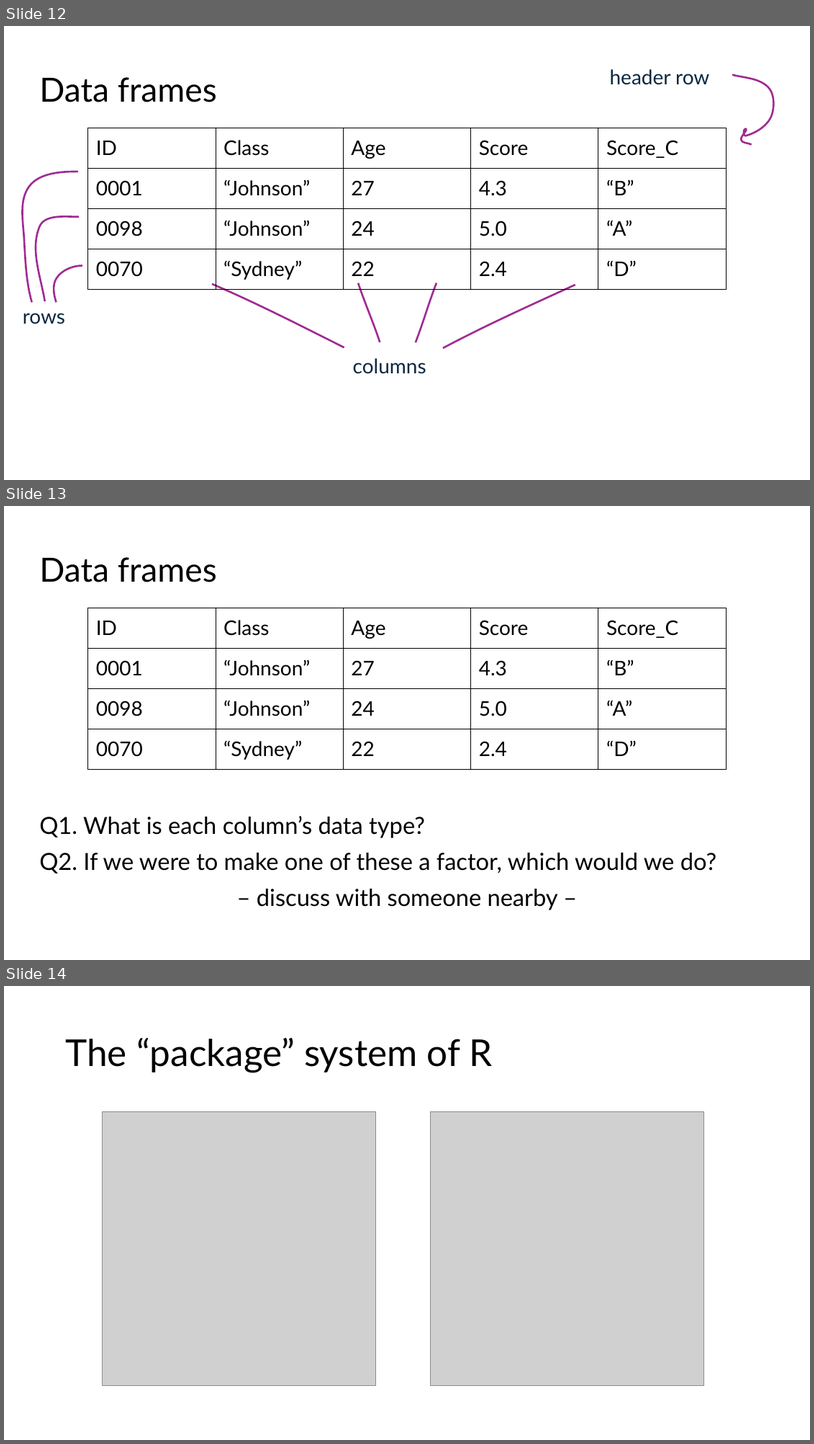
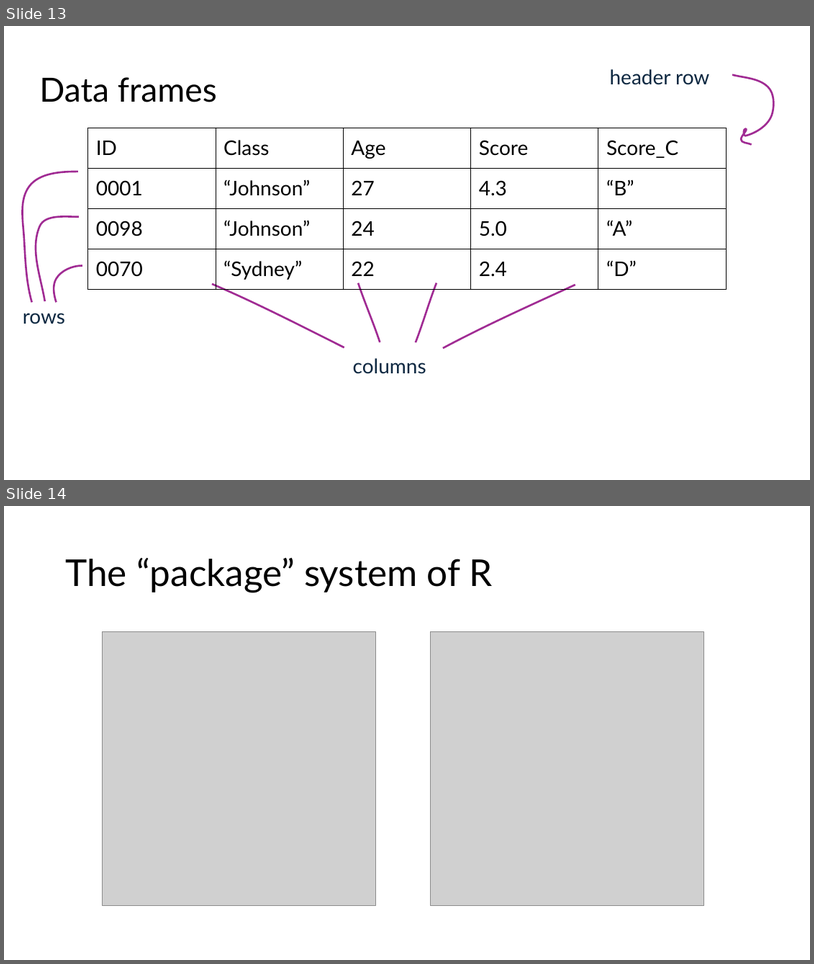
Before and after one commit to mjhemmerlein/MtBlueSky-Workshop-2026, a slide deck: Workshop-Sessions/Introduction-to-Coding/Introduction_to_R.pptx. Shown one above the other, each under a label of ours: slides 12, 13 and 14 before the commit, slides 13 and 14 after it. The pictures are 814x1444 and 814x964 pixels, drawn with LibreOffice and Linux fonts; fonts in the diff are those of the drawing; grey boxes stand for pictures. Boxes give left, top, right and bottom in pixels: in the first picture for what was removed or moved away, otherwise in the second. Text is boxed around its words. In the diff, an @@ line names an element or a change of style, - is before the commit and + after.

```diff
--- a/Workshop-Sessions/Introduction-to-Coding/Introduction_to_R.pptx
+++ b/Workshop-Sessions/Introduction-to-Coding/Introduction_to_R.pptx
@@ slide 13 removed at [4, 506, 810, 960], background #FFFFFF @@
@@ title removed at [39, 557, 217, 582] @@
-Data frames
@@ table removed at [88, 608, 726, 769], 4 rows, 5 columns @@
-ID | Class | Age | Score | Score_C
-0001 | “Johnson” | 27 | 4.3 | “B”
-0098 | “Johnson” | 24 | 5.0 | “A”
-0070 | “Sydney” | 22 | 2.4 | “D”
@@ text removed at [39, 816, 717, 910] @@
-Q1. What is each column’s data type?
-Q2. If we were to make one of these a factor, which would we do?
-– discuss with someone nearby –
@@ what was slide 12 is now slide 13 @@
```
Also in this commit, not shown: 3 slides changed, 2 slides added, 1 other slide removed, 3 other files.
